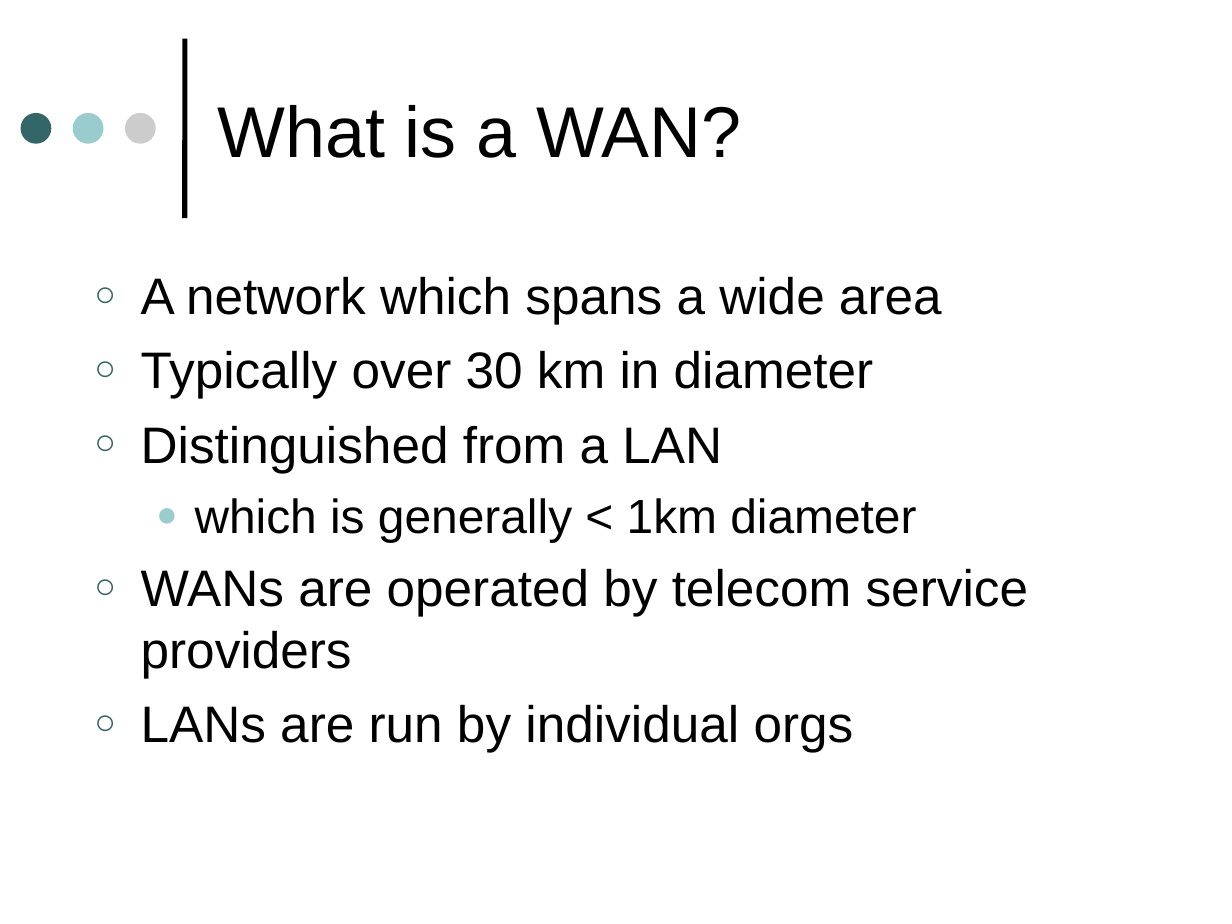
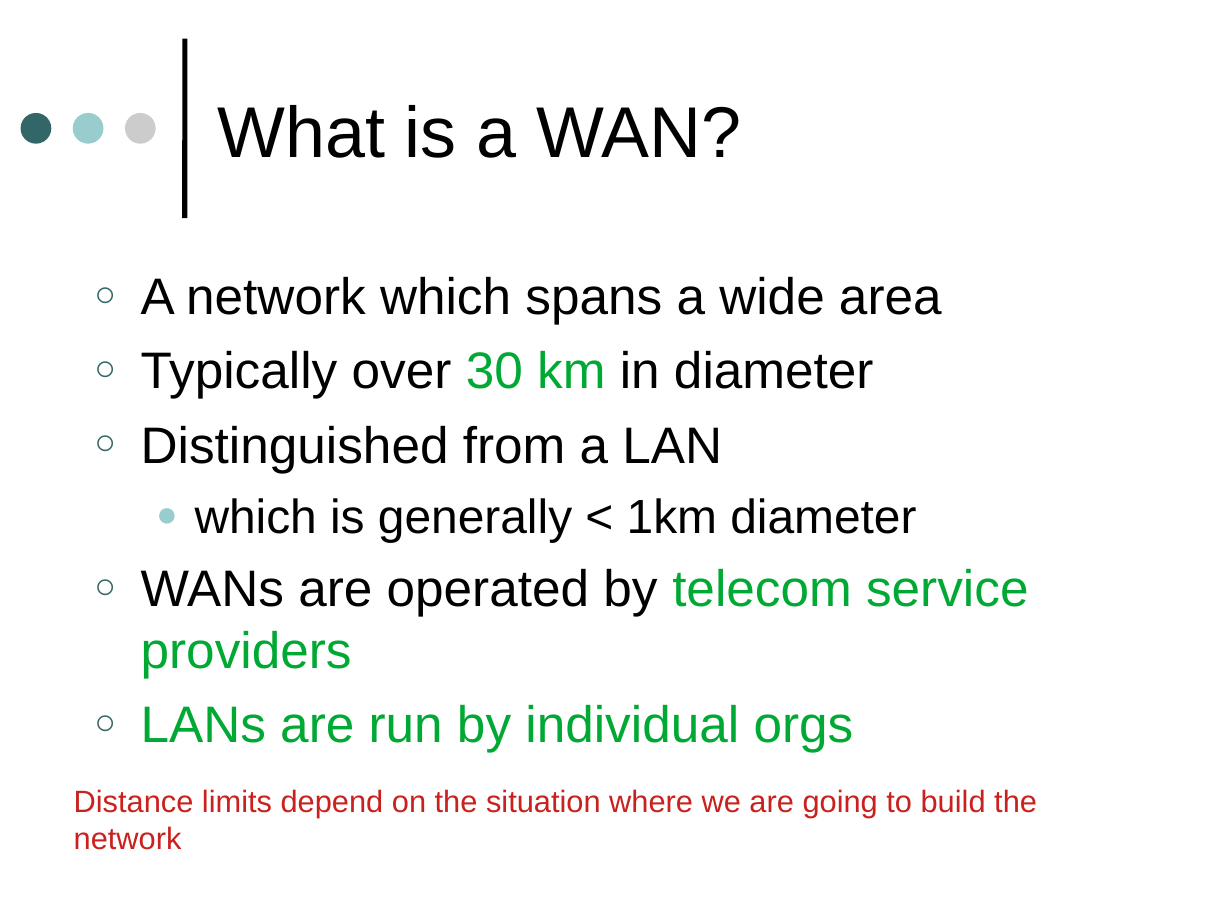
Before and after one commit to SahanWeerasiri/sem4, a slide deck: slide 2 of Computer Networks/WANs.odp. Drawn at 1232x924 pixels with LibreOffice and Linux fonts; fonts in the diff are those of the drawing. Boxes give left, top, right and bottom in pixels: in the first picture for what was removed or moved away, otherwise in the second. Text is boxed around its words. In the diff, an @@ line names an element or a change of style, - is before the commit and + after.

```diff
--- a/Computer Networks/WANs.odp
+++ b/Computer Networks/WANs.odp
@@ text at [141,350,1029,753]: text colour #000000 to #00A933 in "30 km", "telecom service providers", "LANs are run by individual orgs" @@
@@ text added at [74,789,1037,850], 18 pt, text #C9211E @@
+Distance limits depend on the situation where we are going to build the network
```
Also in this commit, not shown: 25 other slides changed.
